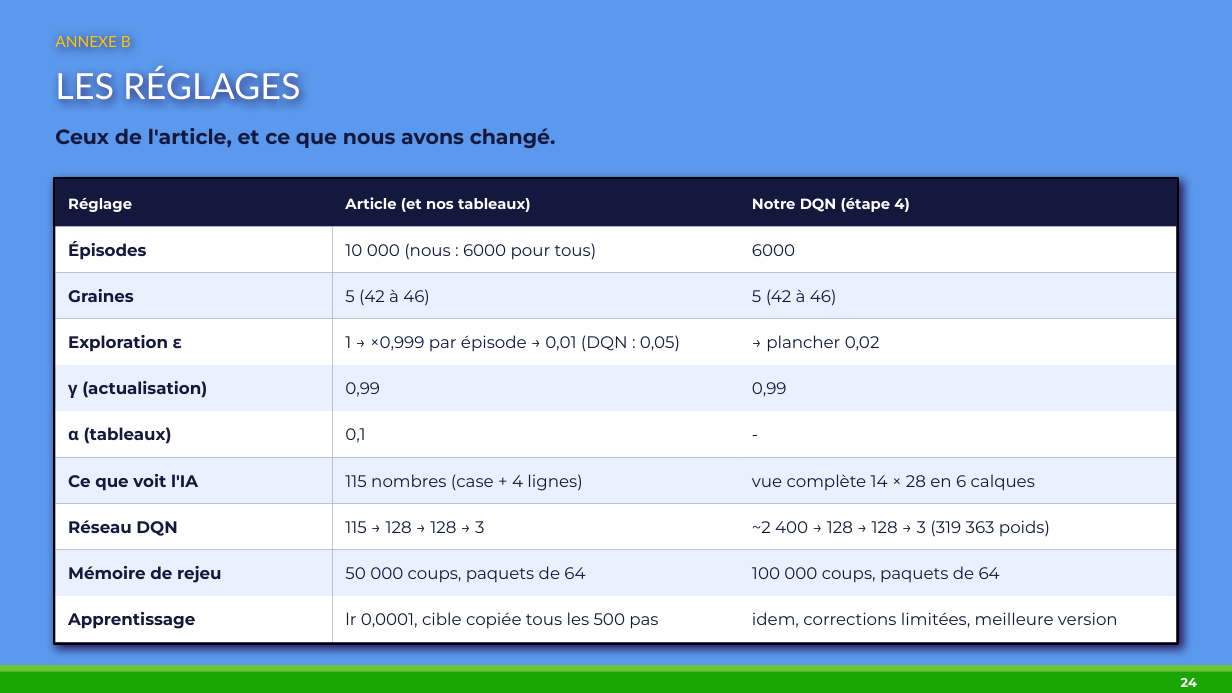
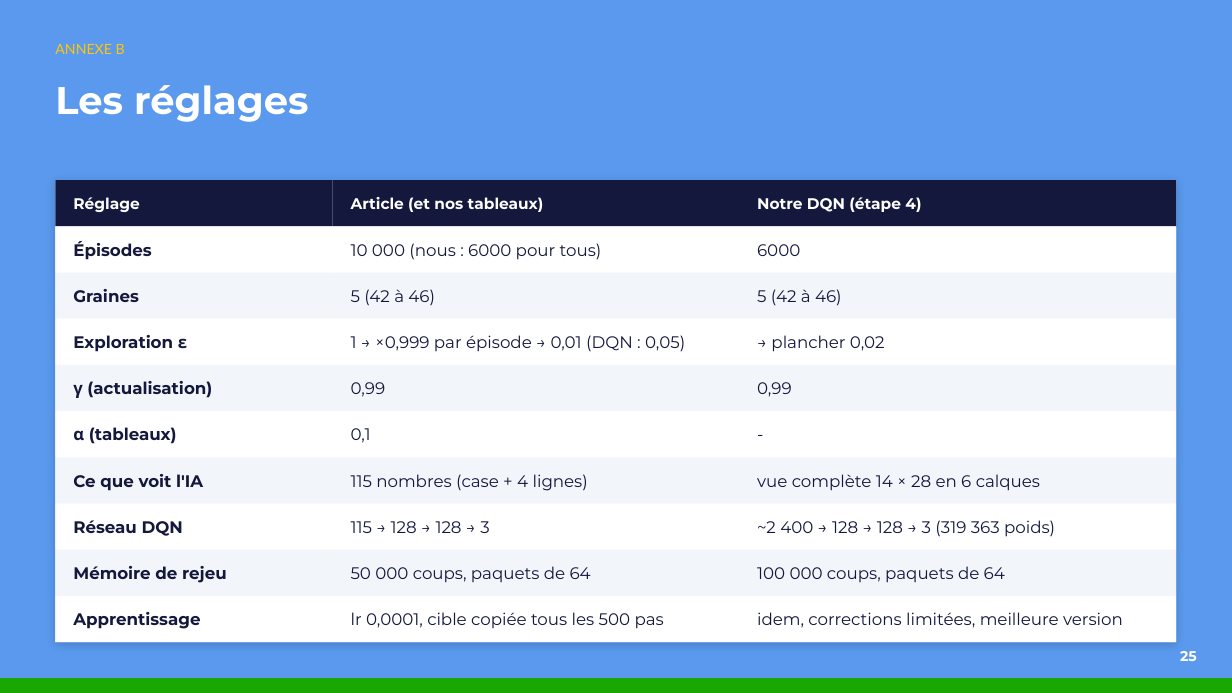
Before and after one commit to EwenBourgeat/MarioRL_FinalWork, a slide deck: slide 25 of docs/oral/Oral_RL_Mario.pptx (slide 24 before the commit). Drawn at 1232x693 pixels with LibreOffice and Linux fonts; fonts in the diff are those of the drawing. Boxes give left, top, right and bottom in pixels: in the first picture for what was removed or moved away, otherwise in the second. Text is boxed around its words. In the diff, an @@ line names an element or a change of style, - is before the commit and + after.

```diff
--- a/docs/oral/Oral_RL_Mario.pptx
+++ b/docs/oral/Oral_RL_Mario.pptx
@@ text "ANNEXE B" moved from (x1=55, y1=36, x2=131, y2=47) to (x1=55, y1=44, x2=125, y2=54) @@
@@ text "ANNEXE B" at (x1=55, y1=44, x2=125, y2=54): size 12 to 11 pt @@
@@ text at (x1=55, y1=85, x2=309, y2=122): text changed; size 28 to 30 pt; font Lato to Montserrat; bold on @@
-LES RÉGLAGES
+Les réglages
@@ text removed at (x1=55, y1=128, x2=556, y2=148) @@
-Ceux de l'article, et ce que nous avons changé.
@@ rectangle at (x1=55, y1=180, x2=1177, y2=642): fill #14183D to #FFFFFF; outline #000000 1.5 pt to none; shadow changed @@
@@ size 11.5 to 12 pt in 3 elements at (x1=55, y1=180, x2=333, y2=226), (x1=333, y1=180, x2=739, y2=226), (x1=739, y1=180, x2=1177, y2=226) @@
@@ fill #EAF1FE to #F2F5FA in 12 elements at (x1=55, y1=273, x2=333, y2=319), (x1=333, y1=273, x2=739, y2=319), (x1=739, y1=273, x2=1177, y2=319), (x1=55, y1=365, x2=333, y2=411), (x1=333, y1=365, x2=739, y2=411), (x1=739, y1=365, x2=1177, y2=411), (x1=55, y1=457, x2=333, y2=504), (x1=333, y1=457, x2=739, y2=504), (x1=739, y1=457, x2=1177, y2=504), (x1=55, y1=550, x2=333, y2=596), (x1=333, y1=550, x2=739, y2=596), (x1=739, y1=550, x2=1177, y2=596) @@
@@ text added at (x1=1180, y1=651, x2=1197, y2=661), 11 pt, text #FFFFFF, bold @@
+25
@@ rectangle resized from (x1=0, y1=672, x2=1232, y2=693) to (x1=0, y1=678, x2=1232, y2=693) @@
@@ rectangle removed at (x1=0, y1=665, x2=1232, y2=672) @@
@@ text removed at (x1=1181, y1=678, x2=1197, y2=687) @@
-24
```
Also in this commit, not shown: 15 other slides changed, 6 slides added, 5 slides removed, 4 other files.
